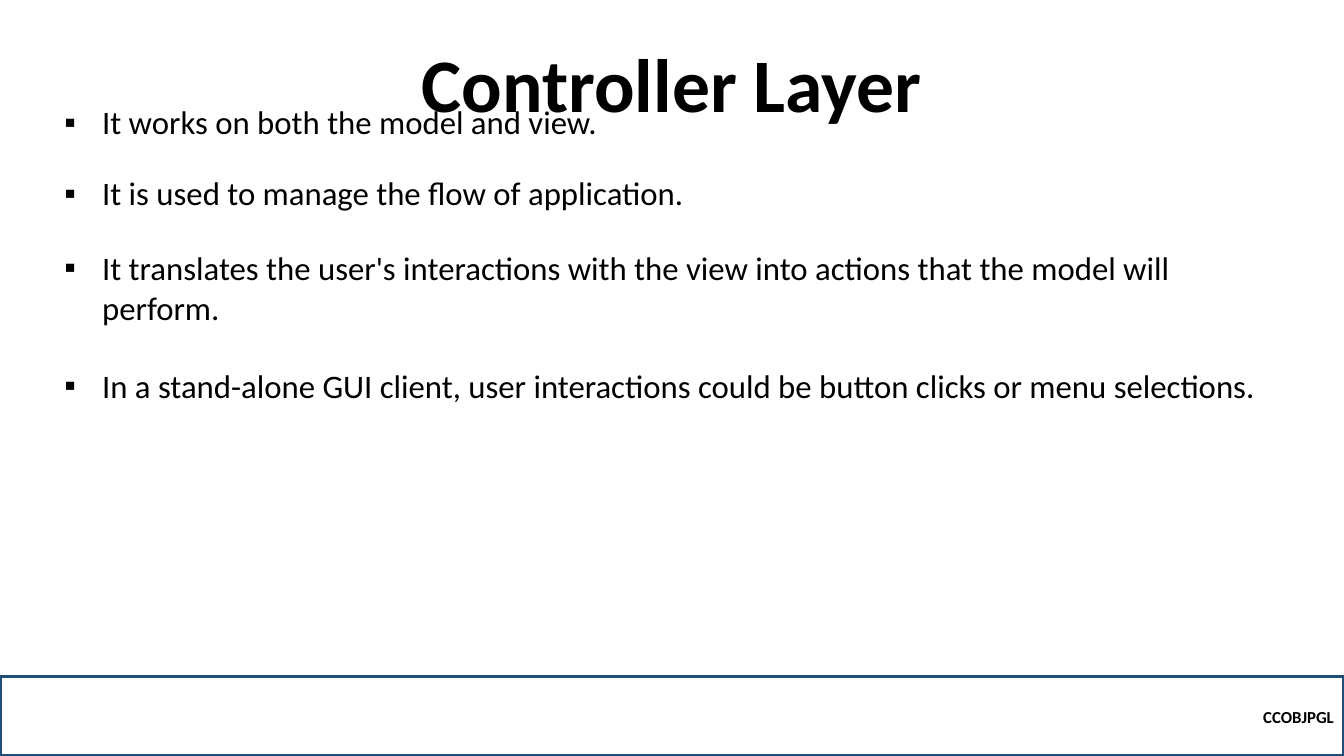
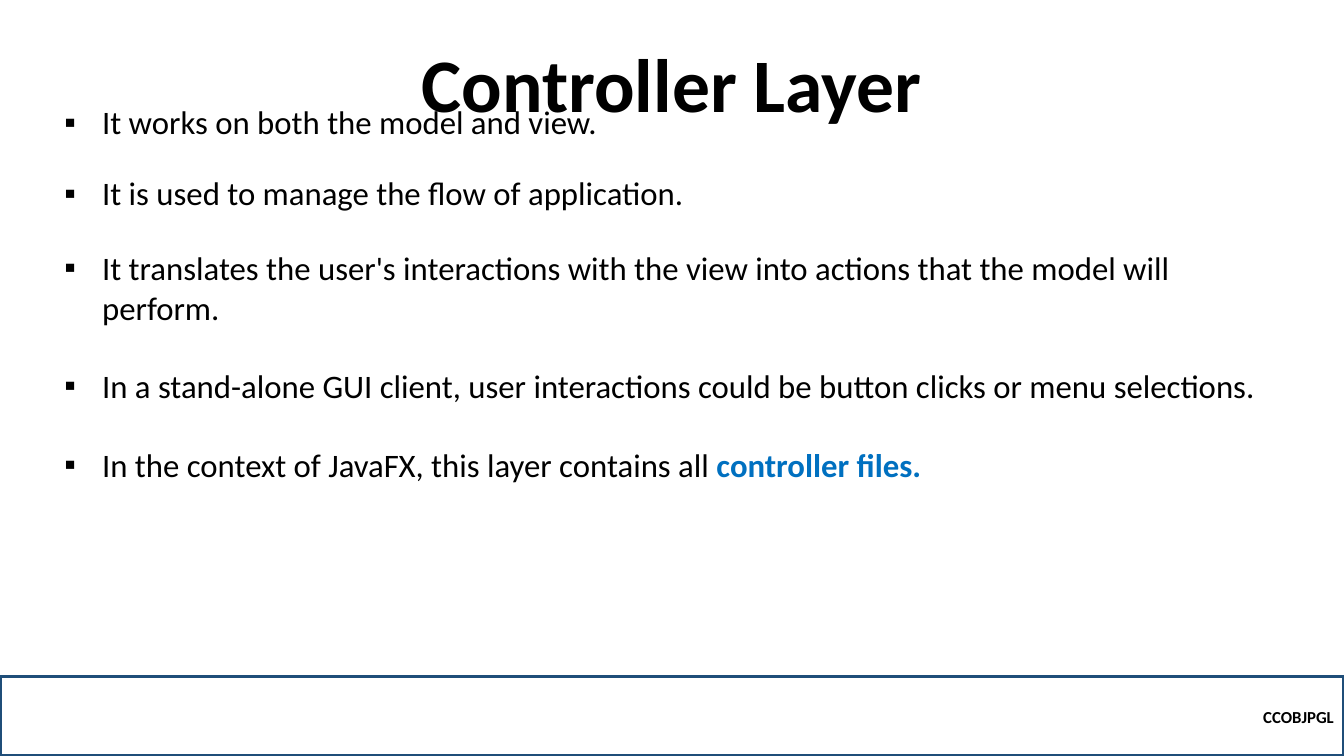
Before and after one commit to robitussin/CCOBJPGL, a slide deck: slide 10 of week_9/Model-View-Controller Architecture.pptx. Drawn at 1344x756 pixels with LibreOffice and Linux fonts; fonts in the diff are those of the drawing; background and template pictures are left out. Boxes give left, top, right and bottom in pixels: in the first picture for what was removed or moved away, otherwise in the second. Text is boxed around its words. In the diff, an @@ line names an element or a change of style, - is before the commit and + after.

```diff
--- a/week_9/Model-View-Controller Architecture.pptx
+++ b/week_9/Model-View-Controller Architecture.pptx
@@ text at bbox=[102, 454, 922, 483]: paragraph added @@
+▪ In the context of JavaFX, this layer contains all controller files.
```
Also in this commit, not shown: 2 other slides changed, 19 other files.
